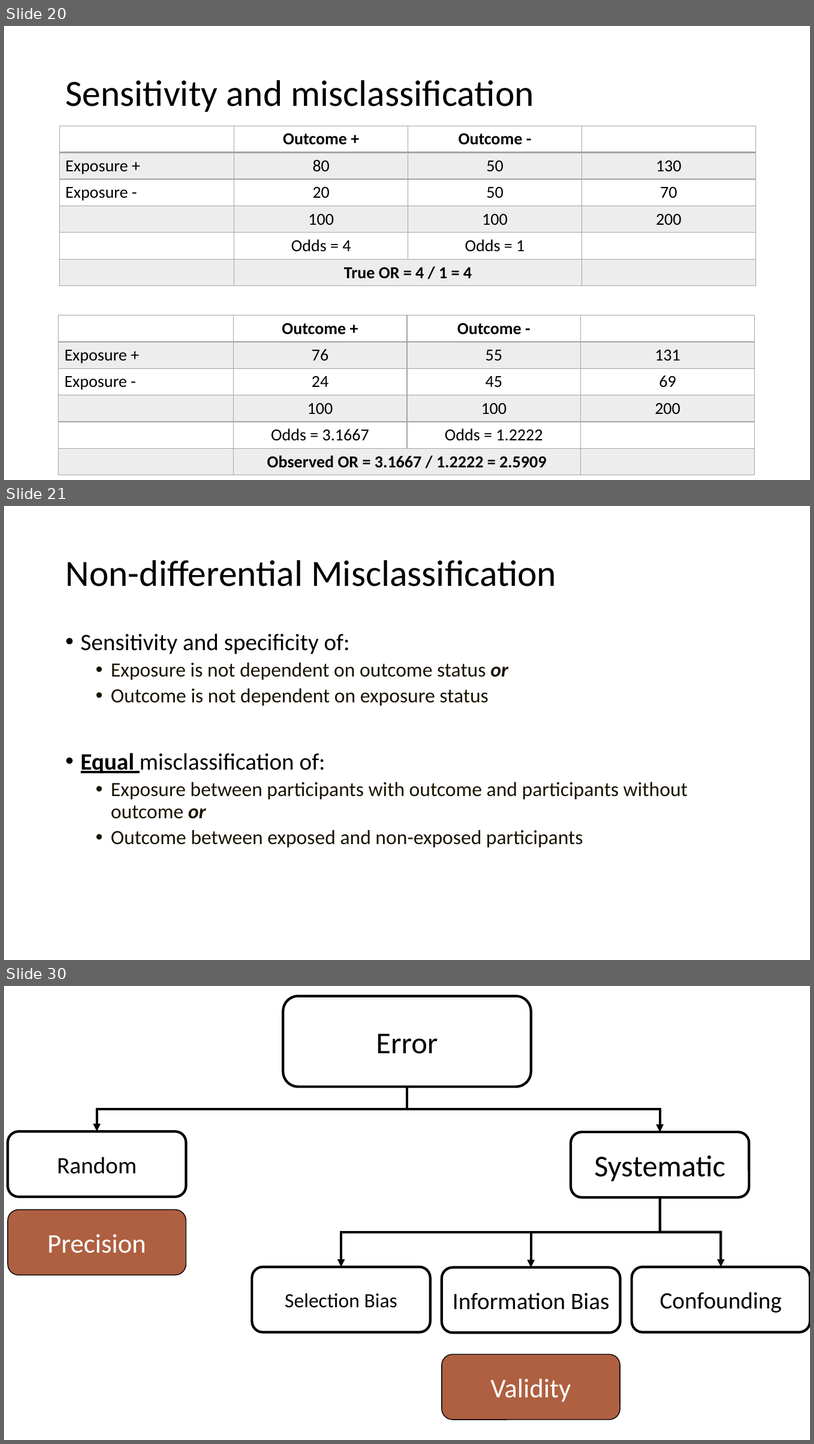
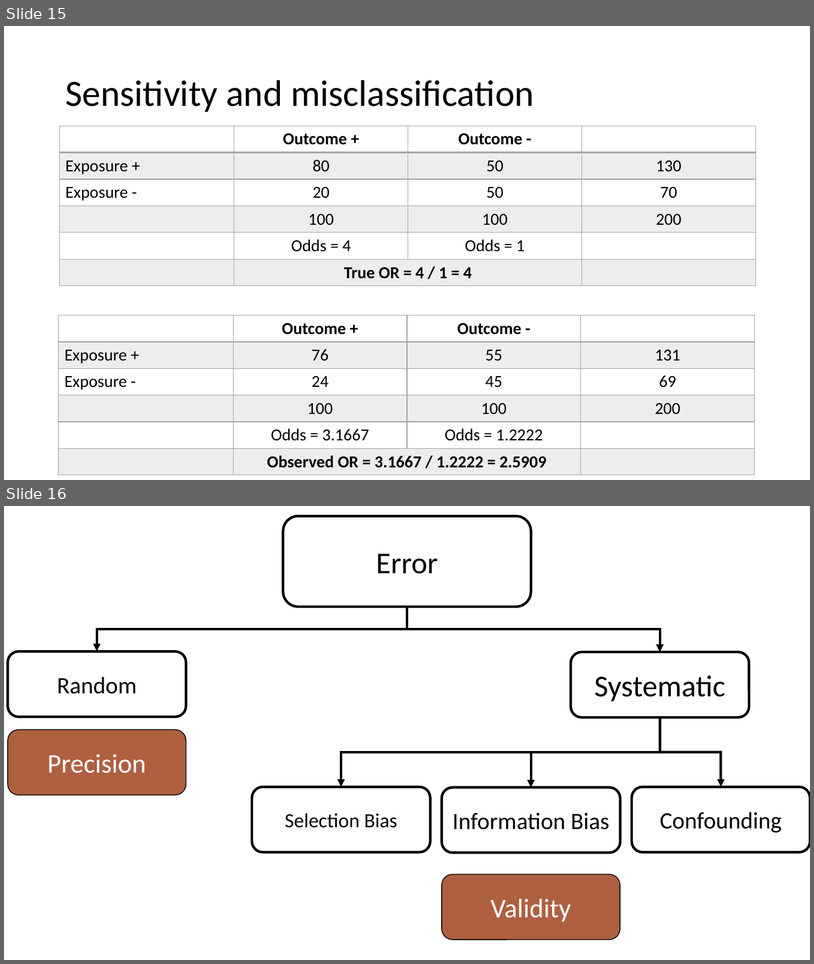
Before and after one commit to brad-cannell/r4epi, a slide deck: img/10_part_epi_foundations/11_systematic_error/Systematic Error.pptx. Shown one above the other, each under a label of ours: slides 20, 21 and 30 before the commit, slides 15 and 16 after it; the slides between them are not shown. The pictures are 814x1444 and 814x964 pixels, drawn with LibreOffice and Linux fonts; fonts in the diff are those of the drawing. Boxes give left, top, right and bottom in pixels: in the first picture for what was removed or moved away, otherwise in the second. Text is boxed around its words. In the diff, an @@ line names an element or a change of style, - is before the commit and + after.

```diff
--- a/img/10_part_epi_foundations/11_systematic_error/Systematic Error.pptx
+++ b/img/10_part_epi_foundations/11_systematic_error/Systematic Error.pptx
@@ slide 21 removed at [4, 506, 810, 960], background #FFFFFF @@
@@ title removed at [65, 560, 557, 586] @@
-Non-differential Misclassification
@@ text removed at [81, 633, 688, 847] @@
-• Sensitivity and specificity of:
-  • Exposure is not dependent on outcome status or
-  • Outcome is not dependent on exposure status
-• Equal misclassification of:
-  • Exposure between participants with outcome and participants without outcome or
-  • Outcome between exposed and non-exposed participants
@@ what was slide 20 is now slide 15 @@
@@ what was slide 30 is now slide 16 @@
```
Also in this commit, not shown: 2 slides changed, 13 other slides removed, 39 other files.
